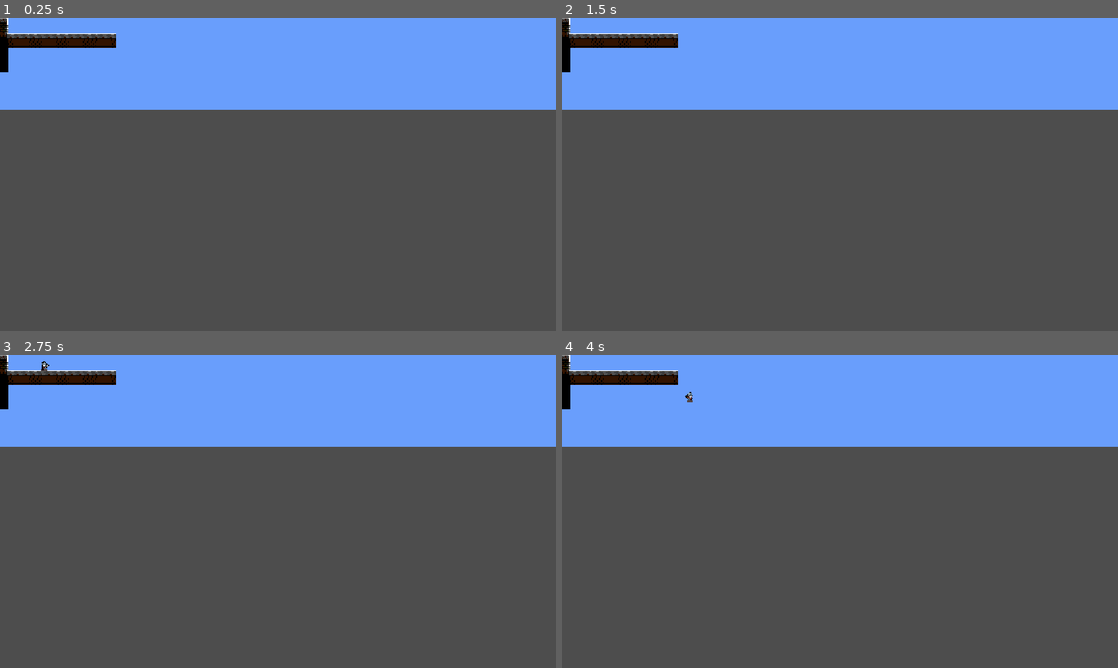
Above: before the commit, frames 1-4 (two rows, left to right).
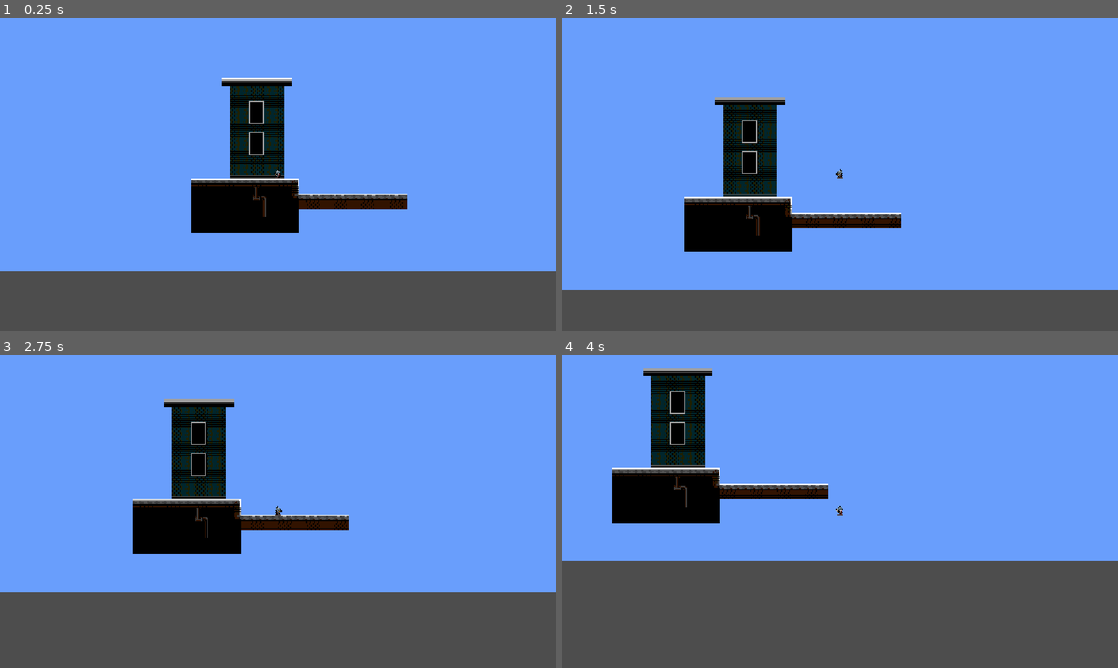
Above: after the commit, the same moments.

Repository: MineSwe/Bananerna-Studios-META-Game-Jam-2026
Game: Godot game, scene res://scenes/node_2d.tscn
Two runs of this game, one before a commit and one after it. Both use one fixed random seed, a clock stepped at 60 frames per second and the inputs below.
Inputs:
- Up to frame 1 (0.25 s): no input
- Up to frame 2 (1.5 s): hold D (right) from 0.53 s (still down); tap Space (jump) at 0.77 s
- Up to frame 3 (2.75 s): tap Space (jump) at 1.52 s; release D (right) at 2.03 s; hold A (left) from 2.03 s (still down)
- Up to frame 4 (4 s): release A (left) at 2.78 s; hold D (right) from 2.78 s (still down); tap Space (jump) at 3.02, 3.77 s

The runs differ from the first frame. In frame 1, 53% of the frame differs, in the area x 0-100%, y 0-81%; in frame 2, 59%, in the area x 0-100%, y 0-87%; in frame 3, 49%; in frame 4, 39%.

Commit message:
restored camera2d to node2D

Diff:
--- a/Godot Project files/meta-game-jam-26/scenes/node_2d.tscn
+++ b/Godot Project files/meta-game-jam-26/scenes/node_2d.tscn
@@ -10,3 +10,5 @@
 
 [node name="Player" parent="." unique_id=431031109 instance=ExtResource("2_rnjyy")]
 position = Vector2(-28, -38)
+
+[node name="Camera2D" type="Camera2D" parent="Player" unique_id=232054346]
